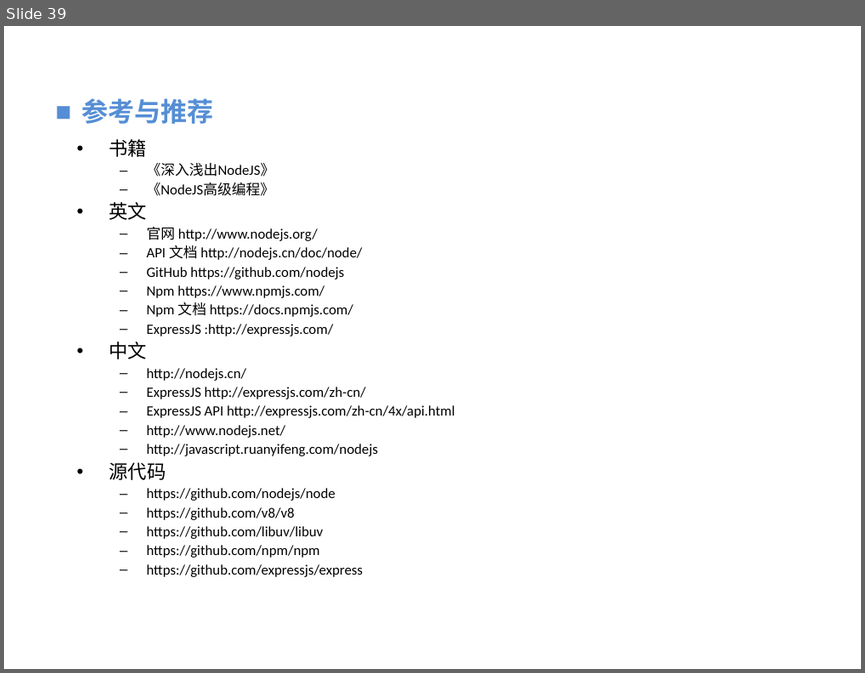
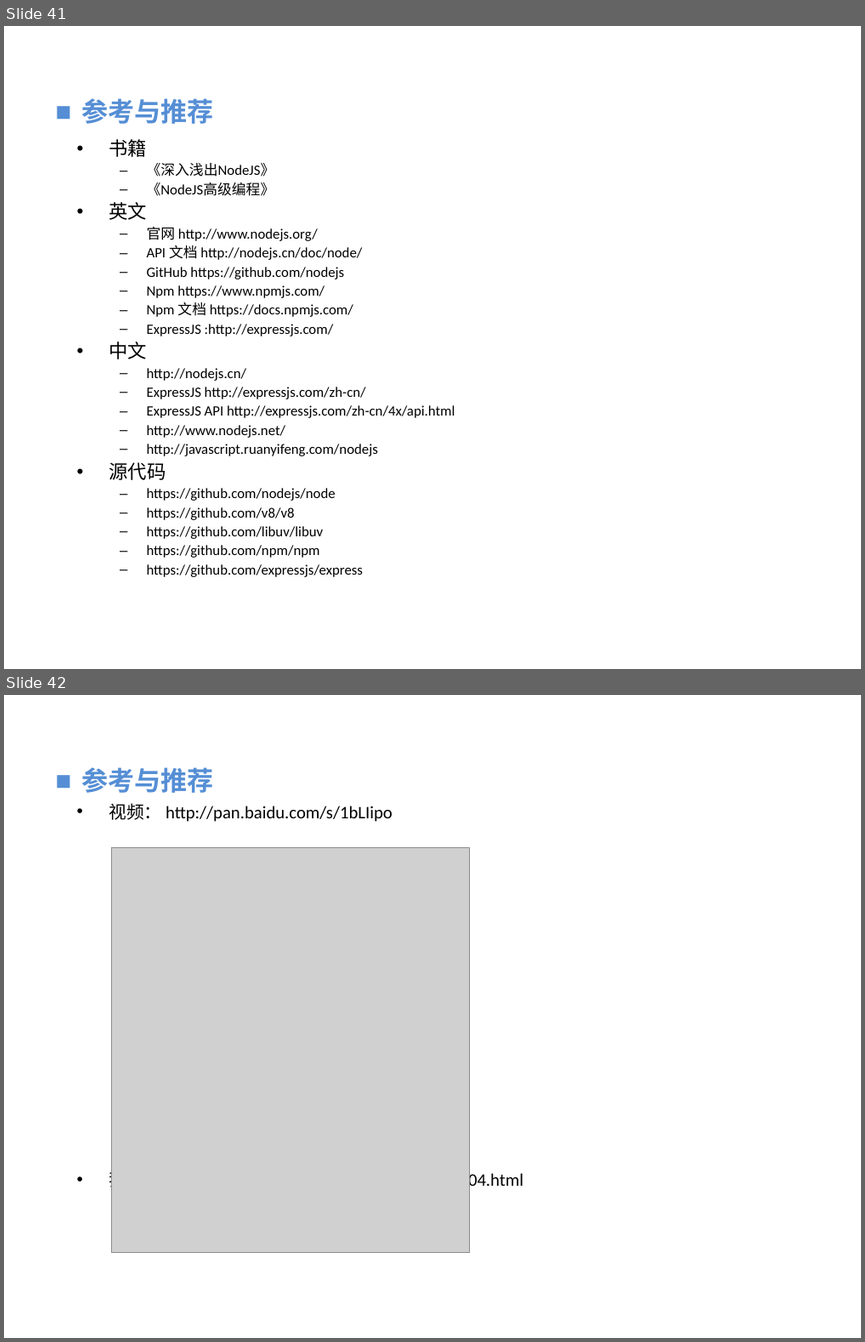
Before and after one commit to vaik/Documents, a slide deck: 我的分享/NodeJS基础概念理解.ppt. Shown one above the other, each under a label of ours: slide 39 before the commit, slides 41 and 42 after it. The pictures are 865x673 and 865x1342 pixels, drawn with LibreOffice and Linux fonts; fonts in the diff are those of the drawing; grey boxes stand for pictures; background and template pictures are left out. Boxes give left, top, right and bottom in pixels: in the first picture for what was removed or moved away, otherwise in the second. Text is boxed around its words. In the diff, an @@ line names an element or a change of style, - is before the commit and + after.

```diff
--- a/我的分享/NodeJS基础概念理解.ppt
+++ b/我的分享/NodeJS基础概念理解.ppt
@@ slide 42 added at box(4, 695, 861, 1338), background picture (left out) @@
@@ text added at box(81, 767, 213, 793), 22.2 pt, text #558ED5, bold @@
+■ 参考与推荐
@@ text added at box(109, 803, 523, 1191), 14.8 pt, text #000000 @@
+• 视频： http://pan.baidu.com/s/1bLIipo
+• 我的博客: http://www.cnblogs.com/vaik/p/5539104.html
@@ picture added at box(112, 847, 469, 1252) @@
@@ what was slide 39 is now slide 41 @@
```
Also in this commit, not shown: 4 slides changed, 2 other slides added.
